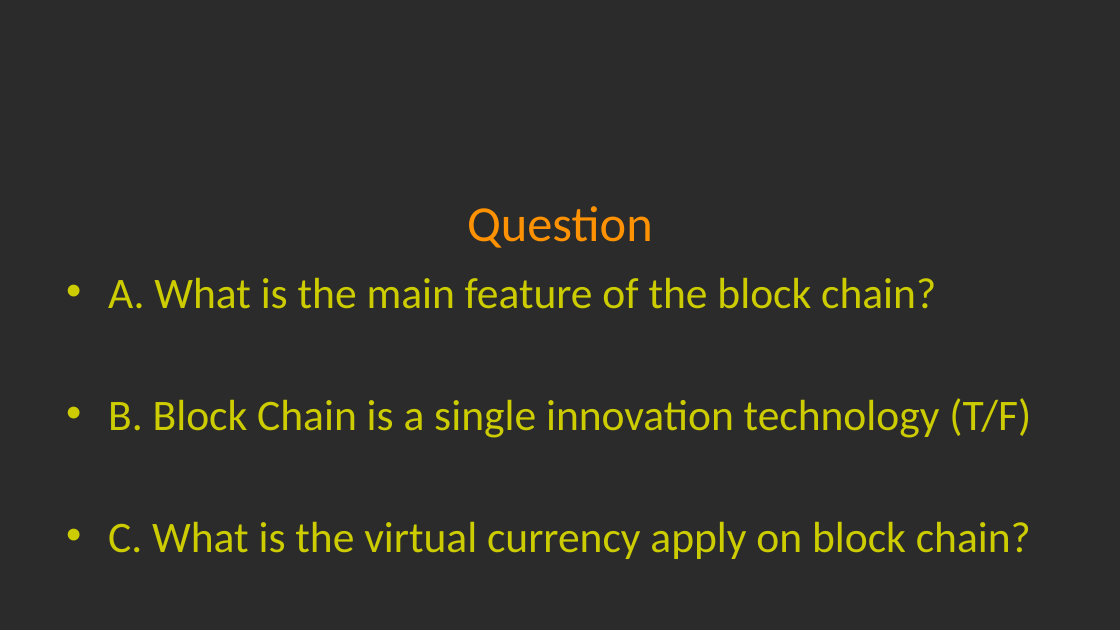
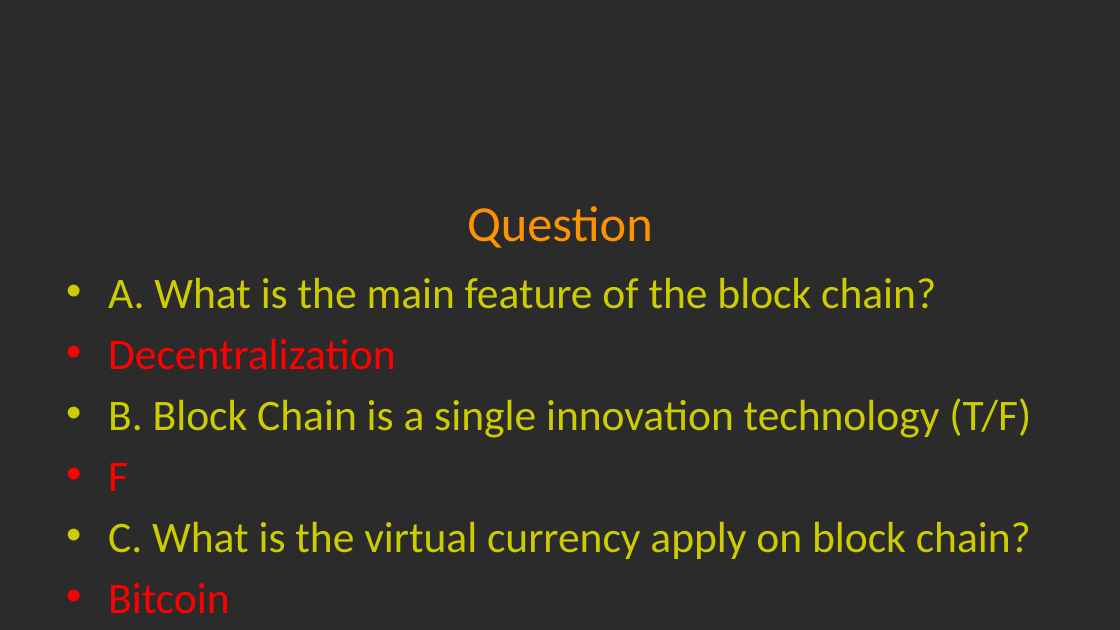
Before and after one commit to LeafLu0315/Presentation, a slide deck: slide 11 of blockchain.pptx (slide 7 before the commit). Drawn at 1120x630 pixels with LibreOffice and Linux fonts; fonts in the diff are those of the drawing; background and template pictures are left out; a plain dark background stands for a picture behind light text. Boxes give left, top, right and bottom in pixels: in the first picture for what was removed or moved away, otherwise in the second. Text is boxed around its words. In the diff, an @@ line names an element or a change of style, - is before the commit and + after.

```diff
--- a/blockchain.pptx
+++ b/blockchain.pptx
@@ text at [108,338,395,370]: paragraph added @@
+• Decentralization
@@ text at [108,463,128,491]: paragraph added @@
+• F
@@ text at [108,583,230,614]: paragraph added @@
+• Bitcoin
```
Also in this commit, not shown: 4 other slides changed, 7 slides added, 2 slides removed.
